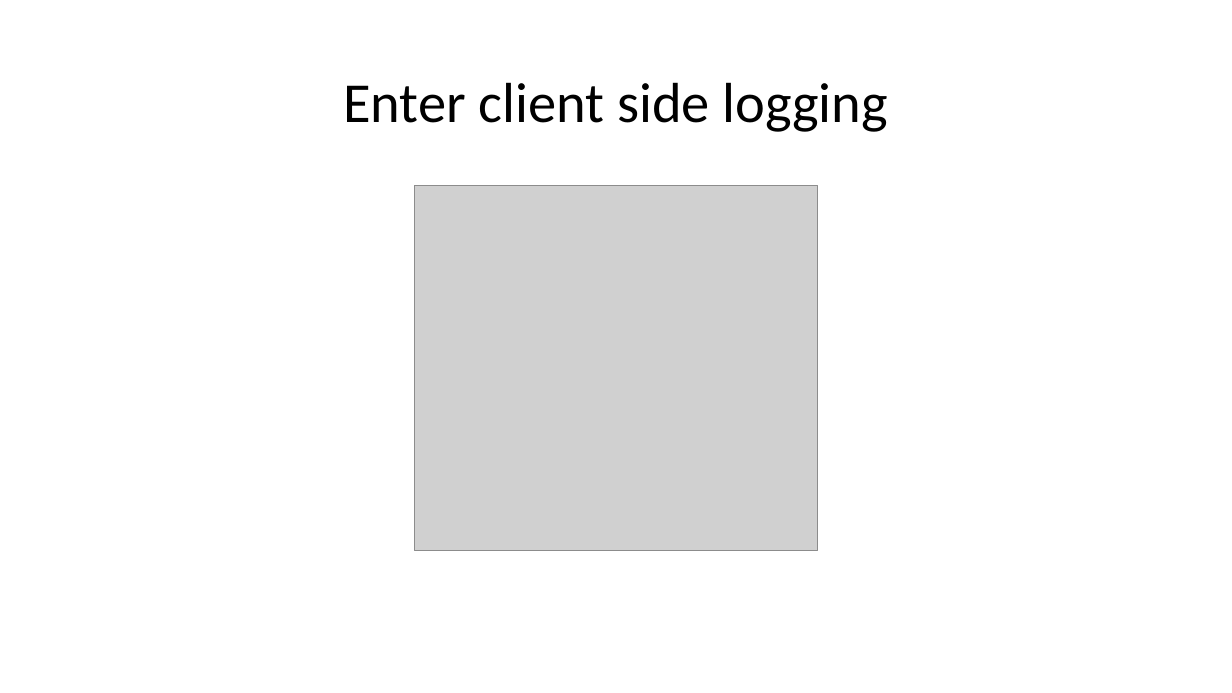
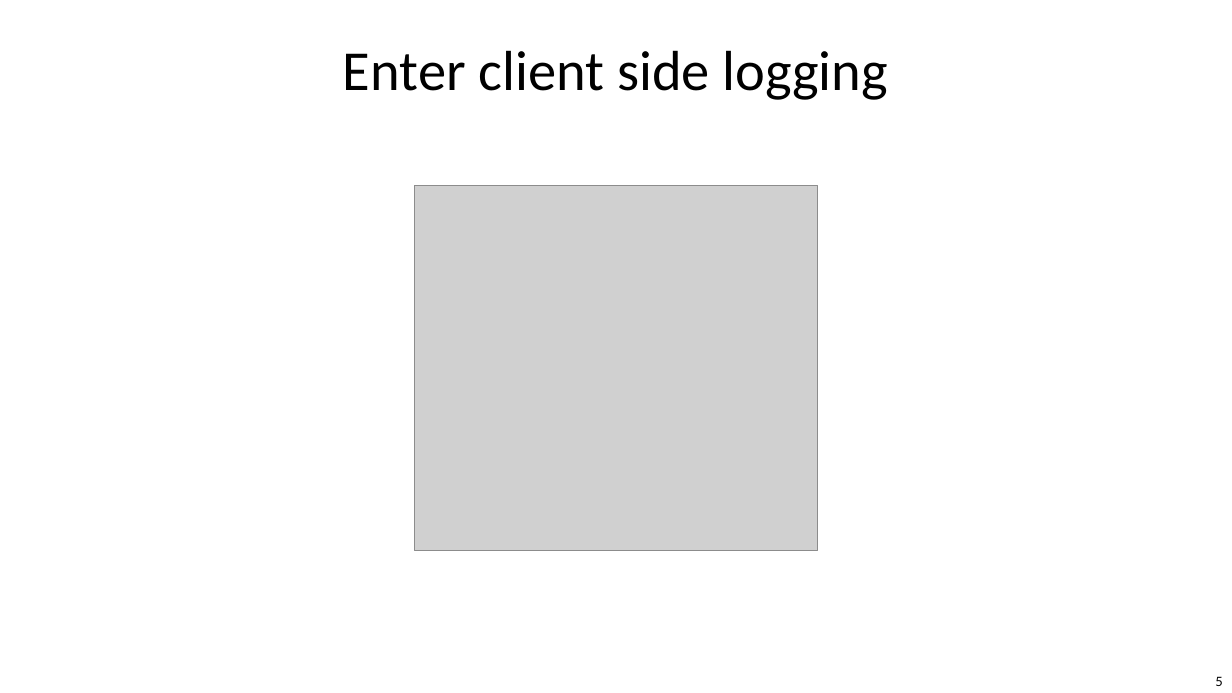
Before and after one commit to bogdan-cornianu/logger, a slide deck: slide 5 of Logger.pptx (slide 4 before the commit). Drawn at 1232x693 pixels with LibreOffice and Linux fonts; fonts in the diff are those of the drawing; grey boxes stand for pictures; background and template pictures are left out. Boxes give left, top, right and bottom in pixels: in the first picture for what was removed or moved away, otherwise in the second. Text is boxed around its words. In the diff, an @@ line names an element or a change of style, - is before the commit and + after.

```diff
--- a/Logger.pptx
+++ b/Logger.pptx
@@ text "Enter client side logging" at bbox=[343, 50, 888, 100]: vertical alignment middle to top @@
@@ page number added at bbox=[1215, 676, 1222, 686], 10 pt, text #000000 @@
+5
```
Also in this commit, not shown: 14 other slides changed, 2 slides added, 1 slide removed.
